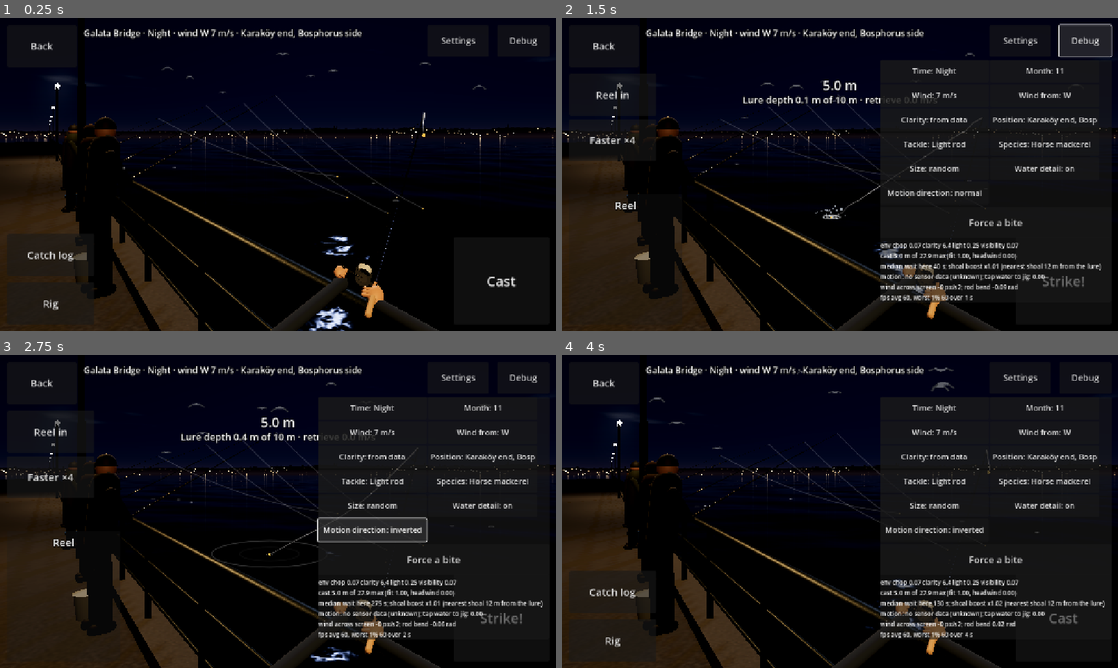
Above: before the commit, frames 1-4 (two rows, left to right).
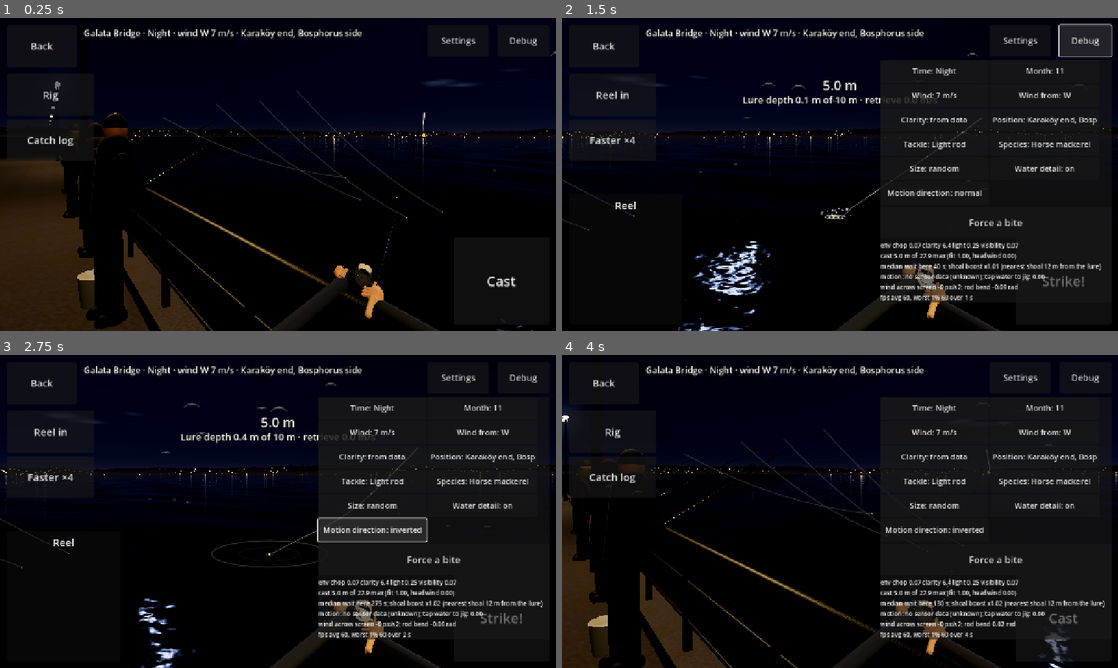
Above: after the commit, the same moments.

Repository: nextlevelcorp/mera
Game: Godot game, scene res://scenes/fishing/fishing_screen.tscn
Same seed, same stepped clock (60 frames per second), same inputs: the game is played once before the commit and once after it. This scene is started directly instead of the project's main scene.
Inputs:
- Up to frame 1 (0.25 s): no input
- Up to frame 2 (1.5 s): click "Cast" at 0.5 s; click "Debug" at 1.25 s
- Up to frame 3 (2.75 s): click "Motion direction: normal" at 2 s
- Up to frame 4 (4 s): click "Strike!" at 2.75 s; click "Reel in" at 3.5 s

The runs differ from the first frame. In frame 1, 5.3% of the frame differs, in the area x 0-100%, y 10-100%; in frame 2, 13%, in the area x 0-100%, y 11-100%; in frame 3, 12%; in frame 4, 11%.

Commit message:
Turn the view: along the bridge when ready, facing the water to cast and fish; ready buttons to the top left
Co-Authored-By: Claude Fable 5.2 <noreply@anthropic.com>
Claude-Session: https://claude.ai/code/session_01HLtjWApGQCFy1cydAc4iD1

Diff:
--- a/game/scenes/fishing/fishing_screen.gd
+++ b/game/scenes/fishing/fishing_screen.gd
@@ -85,6 +85,7 @@
 var _gulls: GullFlock
 var _boil_clock := 0.0
 var _shoal_hint_shown := false
+var _view_yaw := WaterView.BRIDGE_YAW
 var _last_contact_s := -99.0   ## when a fish last touched the lure (_time)
 var _strike_flash := 0.0
 var _mon_label: Label
@@ -901,6 +902,10 @@
 	_tip_kick += _tip_vel * delta
 	_tap_jig = maxf(_tap_jig - delta * 0.8, 0.0)
 	_step_rod_and_line(delta)
+	# Getting ready the angler looks along the bridge; to cast and fish they
+	# turn to the water (owner, 2026-11-16).
+	_view_yaw = lerpf(_view_yaw, WaterView.BRIDGE_YAW if phase == Phase.READY else 0.0, minf(delta * 5.0, 1.0))
+	_water.set_view_yaw(_view_yaw)
 	_step_shoals(delta)
 	if _on_bridge():
 		_neighbours.update(delta)
@@ -919,11 +924,14 @@
 	var size := _overlay.size
 	for ring: Dictionary in _fx.rings:
 		var world: Vector2 = ring["world"]
+		if WaterView.view_depth(world) < 1.0:
+			continue
 		var r := SplashFx.ring_radius(ring)
 		var centre := WaterView.project(world, 0.0, size)
 		var aspect := size.x / maxf(size.y, 1.0)
-		var rx := r / (maxf(world.y, 0.5) * aspect * WaterView.FOV) * size.x
-		var ry := WaterView.CAM_HEIGHT * r / (world.y * world.y * WaterView.FOV) * size.y
+		var depth := WaterView.view_depth(world)
+		var rx := r / (depth * aspect * WaterView.FOV) * size.x
+		var ry := WaterView.CAM_HEIGHT * r / (depth * depth * WaterView.FOV) * size.y
 		_ellipse(centre, rx, ry, Color(1, 1, 1, 0.55 * SplashFx.ring_alpha(ring)))
 	var tip := _rod.tip()
 	match phase:
@@ -1243,15 +1251,13 @@
 	_rig_button = _button(tr("FISH_RIG"), 24, func() -> void:
 		_log_panel.visible = false
 		_rig_panel.visible = not _rig_panel.visible)
-	_place_bottom(_rig_button, false, Vector2(200, TOUCH_MIN), 16.0)
+	_top_left(_rig_button, 128.0)
 	add_child(_rig_button)
 	_log_button = _button(tr("FISH_LOG"), 24, func() -> void:
 		_rig_panel.visible = false
 		_log_panel.visible = not _log_panel.visible
 		_update_log())
-	_place_bottom(_log_button, false, Vector2(200, TOUCH_MIN), 16.0)
-	_log_button.offset_bottom -= TOUCH_MIN + 16.0
-	_log_button.offset_top -= TOUCH_MIN + 16.0
+	_top_left(_log_button, 232.0)
 	add_child(_log_button)
 
 
--- a/game/sim/shoal_field.gd
+++ b/game/sim/shoal_field.gd
@@ -14,8 +14,8 @@
 var _k: Dictionary
 var _rng := RandomNumberGenerator.new()
 ## The shoals keep to the water side of this line: x >= min_x_at_zero + min_x_per_m * z.
-var _min_x0 := 0.0
-var _min_x_per_m := -0.45
+var _min_x0 := -3.0
+var _min_x_per_m := -0.6
 
 
 func _init(k: Dictionary, seed_value: int) -> void:
--- a/game/tests/test_cast_and_rig.gd
+++ b/game/tests/test_cast_and_rig.gd
@@ -113,7 +113,7 @@
 	for t: float in [0.0, 0.3, 1.0]:
 		var p2 := rig.at(t)
 		var p3 := r3._lift(p2, Rig3D._depth(t))
-		var back := WaterView.project(Vector2(p3.x, -p3.z), p3.y, size)
+		var back := WaterView.project(Vector2(p3.x, -p3.z), p3.y + WaterView.CAM_HEIGHT, size)
 		assert_near(back.x, p2.x, "x at %.1f of the rod" % t, 0.5)
 		assert_near(back.y, p2.y, "y at %.1f of the rod" % t, 0.5)
 	assert_true((r3._blank.mesh as ArrayMesh).get_surface_count() == 1, "the blank has a mesh")
--- a/game/tests/test_shoals.gd
+++ b/game/tests/test_shoals.gd
@@ -89,24 +89,34 @@
 		assert_true(pos.y >= 0.0, "and stays above the water")
 
 
-func test_bridge_builds_and_keeps_the_rail_left_of_the_casting_water() -> void:
+func test_bridge_builds_with_the_neighbours_fishing_over_the_rail() -> void:
 	var b := Bridge3D.new()
 	var n := NeighborAnglers.new(5)
 	b.pose(n.people, 1.0)
 	for i in n.people.size():
 		var tip := b.tip_water(i)
 		assert_true(tip.y > 2.0 and tip.y < 6.0, "rod tip %d is above the rail (%.2f m)" % [i, tip.y])
-		assert_true(tip.x > Bridge3D.rail_x_at(tip.z), "and out over the water")
+		assert_true(tip.z > Bridge3D.RAIL_Z, "and out over the water")
+		assert_true(tip.x < -2.0, "to the angler's left")
 		var lure := b.lure_water(i, 10.0, 0.0)
-		assert_true(lure.x > Bridge3D.rail_x_at(lure.y) + 3.0, "its lure is in the water")
-	# The widest left aim still lands in the water, and so does every shoal.
-	for d in [3.0, 10.0, 25.0, 50.0]:
-		var z: float = 4.6 + d
-		assert_true(-0.3 - tan(0.5) * d > Bridge3D.rail_x_at(z) + 0.5, "a cast %d m out to the left is right of the rail" % int(d))
+		assert_true(lure.y > Bridge3D.RAIL_Z + 5.0, "its lure is in the water")
 	var f := ShoalField.new(_k(), 3)
 	for i in 3000:
 		f.advance(0.2)
 		for s: Dictionary in f.shoals:
-			var p: Vector2 = s["pos"]
-			assert_true(p.x > Bridge3D.rail_x_at(p.y), "a shoal stays in the water")
+			assert_true((s["pos"] as Vector2).y > Bridge3D.RAIL_Z + 5.0, "a shoal stays in the water")
 	b.free()
+
+
+func test_the_view_turns_between_the_bridge_and_the_water() -> void:
+	var size := Vector2(1280, 720)
+	WaterView.view_yaw = 0.0
+	var ahead := WaterView.project(Vector2(0, 20), 0.0, size)
+	assert_near(ahead.x, 640.0, "facing the water, straight out is the centre", 0.01)
+	WaterView.view_yaw = WaterView.BRIDGE_YAW
+	var along := WaterView.project(Vector2(-20.0 * sin(WaterView.BRIDGE_YAW), 20.0 * cos(WaterView.BRIDGE_YAW)), 0.0, size)
+	assert_near(along.x, 640.0, "along the bridge, the centre is to the left of straight out", 0.01)
+	assert_near(along.y, ahead.y, "at the same distance", 0.01)
+	assert_true(WaterView.project(Vector2(0, 20), 0.0, size).x > 1280.0, "and the casting water is off to the right")
+	assert_true(WaterView.view_depth(Vector2(-10, 0)) > 0.0 and WaterView.view_depth(Vector2(10, 0)) < 0.0, "left is ahead, right is behind")
+	WaterView.view_yaw = 0.0
--- a/game/ui/fx/gull_flock.gd
+++ b/game/ui/fx/gull_flock.gd
@@ -72,10 +72,10 @@
 	var tip_col := col.darkened(0.45)
 	for g: Dictionary in gulls:
 		var pos: Vector3 = g["pos"]
-		if pos.z < 3.0:
+		if WaterView.view_depth(Vector2(pos.x, pos.z)) < 3.0:
 			continue
 		var at := WaterView.project(Vector2(pos.x, pos.z), pos.y, size)
-		var span := clampf(size.y * 1.3 / (pos.z * WaterView.FOV), 3.0, 60.0) * 0.5
+		var span := clampf(size.y * 1.3 / (WaterView.view_depth(Vector2(pos.x, pos.z)) * WaterView.FOV), 3.0, 60.0) * 0.5
 		var dir: Vector2 = g["dir"]
 		var side := clampf(dir.x, -1.0, 1.0)   # banking: wings foreshorten when flying across
 		var flap := sin(float(g["phase"])) * 0.55
--- a/game/ui/sea/bridge_3d.gd
+++ b/game/ui/sea/bridge_3d.gd
@@ -3,15 +3,16 @@
 ## The bridge the angler stands on, in 3D (owner, 2026-11-16: graphics): the
 ## deck, the steel rail running away to the left, lamp standards with lit
 ## lamps at dusk and night, and the neighbouring anglers as lit figures with
-## rods. The view looks out over the rail at an angle, so the rail and the
-## row of anglers recede towards the far shore, as in any photo of the Galata
-## Bridge. Shapes and materials are made in code (no model assets yet).
+## rods. The rail runs square to the water; while getting ready the angler
+## looks along it (WaterView.BRIDGE_YAW), so the rail and the row of anglers
+## recede towards the far shore, as in any photo of the Galata Bridge. Shapes and materials are made in code (no model assets yet).
 ## Visual only. Local frame: +X along the rail away from the angler, +Y up,
 ## +Z towards the water; the origin is on the deck under the rail.
 
-const RAIL_P := Vector2(0.35, 1.0)          ## a point of the rail: x right, z out (water metres)
-const RAIL_F := Vector2(-0.5524, 0.8336)    ## along the rail, away from the angler
-const RAIL_N := Vector2(0.8336, 0.5524)     ## towards the water
+const RAIL_Z := 0.844                       ## the rail runs along x, this far out from the angler
+const RAIL_P := Vector2(0.0, RAIL_Z)        ## a point of the rail: x right, z out (water metres)
+const RAIL_F := Vector2(-1.0, 0.0)          ## along the rail, to the angler's left
+const RAIL_N := Vector2(0.0, 1.0)           ## towards the water
 const DECK_Y := 0.6
 const RAIL_H := 1.05
 const LENGTH := 150.0
@@ -103,11 +104,6 @@
 func lure_water(i: int, cast_m: float, side: float) -> Vector2:
 	var t := tip_water(i)
 	return Vector2(t.x, t.z) + RAIL_N * cast_m * 0.85 + RAIL_F * side * cast_m
-
-
-## x of the rail at z metres out: the water is to the right of it.
-static func rail_x_at(z: float) -> float:
-	return RAIL_P.x + (z - RAIL_P.y) * RAIL_F.x / RAIL_F.y
 
 
 # ------------------------------------------------------------------ building
--- a/game/ui/sea/rig_3d.gd
+++ b/game/ui/sea/rig_3d.gd
@@ -4,7 +4,8 @@
 ## 2026-11-16: graphics). AnglerRig and RodSpring still own the motion in
 ## screen space; every frame this lifts their points to 3D at a depth that
 ## grows along the rod, so the shapes land exactly where the 2D rig was drawn
-## (the line, drawn on the overlay, still meets the rod tip) while the sun,
+## (the line, drawn on the overlay, still meets the rod tip; the rig is a
+## child of the camera and its points are in camera space) while the sun,
 ## the lamps and the sky light them. Sizes are authored in the old screen
 ## pixels and scaled by depth. Visual only; shapes made in code.
 
@@ -128,7 +129,7 @@
 func _lift(p: Vector2, z: float) -> Vector3:
 	var aspect := _size.x / maxf(_size.y, 1.0)
 	return Vector3((p.x / _size.x - 0.5) * aspect * WaterView.FOV * z,
-			WaterView.CAM_HEIGHT - (p.y / _size.y - WaterView.HORIZON) * WaterView.FOV * z, -z)
+			-(p.y / _size.y - WaterView.HORIZON) * WaterView.FOV * z, -z)
 
 
 ## Metres per screen pixel at depth z.
@@ -188,7 +189,7 @@
 	var indices := PackedInt32Array()
 	verts.resize(n * SIDES + 2)
 	normals.resize(n * SIDES + 2)
-	var eye := Vector3(0.0, WaterView.CAM_HEIGHT, 0.0)
+	var eye := Vector3.ZERO   # the rig is a child of the camera
 	for i in n:
 		var c := _centres[i]
 		var tangent := (_centres[mini(i + 1, n - 1)] - _centres[maxi(i - 1, 0)]).normalized()
@@ -275,7 +276,7 @@
 	mi.mesh = ArrayMesh.new()
 	mi.material_override = mat
 	# The shapes are rebuilt every frame; skip the bounds test.
-	mi.custom_aabb = AABB(Vector3(-6, 0, -6), Vector3(12, 6, 12))
+	mi.custom_aabb = AABB(Vector3(-6, -6, -6), Vector3(12, 12, 12))
 	add_child(mi)
 	return mi
 
--- a/game/ui/water_view.gd
+++ b/game/ui/water_view.gd
@@ -32,6 +32,16 @@
 
 ## Far-shore lights by time of slot (generic city lights, design fill).
 const CITY_LIGHTS := {"dawn": 0.3, "day": 0.0, "evening": 0.35, "night": 1.0}
+
+## The view's turn to the left of straight out over the water, in radians.
+## The world is square to the rail (z out over the water); the angler looks
+## along the bridge while getting ready (BRIDGE_YAW) and turns to the water
+## to cast and fish (0). project() and the 3D camera share it.
+const BRIDGE_YAW := 0.9856
+## The sun and moon stand this far to the left of straight out, so they are in
+## view both along the bridge and facing the water.
+const SUN_YAW := 0.49
+static var view_yaw := 0.0
 
 var detail := true
 var camera: Camera3D
@@ -87,7 +97,7 @@
 	bridge = Bridge3D.new()
 	root.add_child(bridge)
 	rig3d = Rig3D.new()
-	root.add_child(rig3d)
+	camera.add_child(rig3d)
 	_sun.shadow_enabled = true
 	_sun.directional_shadow_mode = DirectionalLight3D.SHADOW_ORTHOGONAL
 	_sun.directional_shadow_max_distance = 40.0
@@ -109,7 +119,7 @@
 func set_conditions(slot: String, chop: float, visibility: float, light: float) -> void:
 	var palette: Array = PALETTES[slot]
 	var sun: Array = SUNS[slot]
-	var sun_dir := (sun[0] as Vector3).normalized()
+	var sun_dir := (sun[0] as Vector3).normalized().rotated(Vector3.UP, SUN_YAW)
 	for m: ShaderMaterial in [_sky, _sea]:
 		m.set_shader_parameter("sky_top", palette[0])
 		m.set_shader_parameter("sky_horizon", palette[1])
@@ -132,6 +142,11 @@
 		_sun.look_at_from_position(Vector3.ZERO, -sun_dir, Vector3.UP if absf(sun_dir.x) + absf(sun_dir.z) > 0.01 else Vector3.FORWARD)
 
 
+func set_view_yaw(yaw: float) -> void:
+	view_yaw = yaw
+	camera.rotation.y = yaw
+
+
 ## Debug menu: switch the extra water detail off and on to measure its cost.
 func set_detail(on: bool) -> void:
 	detail = on
@@ -147,7 +162,15 @@
 ## away), at height h above the surface. Same camera as the shader.
 static func project(world: Vector2, h: float, view_size: Vector2) -> Vector2:
 	var aspect := view_size.x / maxf(view_size.y, 1.0)
-	var z := maxf(world.y, 0.5)
-	var u := 0.5 + world.x / (z * aspect * FOV)
+	var c := cos(view_yaw)
+	var sn := sin(view_yaw)
+	var x := world.x * c + world.y * sn
+	var z := maxf(world.y * c - world.x * sn, 0.5)
+	var u := 0.5 + x / (z * aspect * FOV)
 	var v := HORIZON + (CAM_HEIGHT - h) / (z * FOV)
 	return Vector2(u * view_size.x, v * view_size.y)
+
+
+## Distance of a water point in front of the view (negative: behind it).
+static func view_depth(world: Vector2) -> float:
+	return world.y * cos(view_yaw) - world.x * sin(view_yaw)
